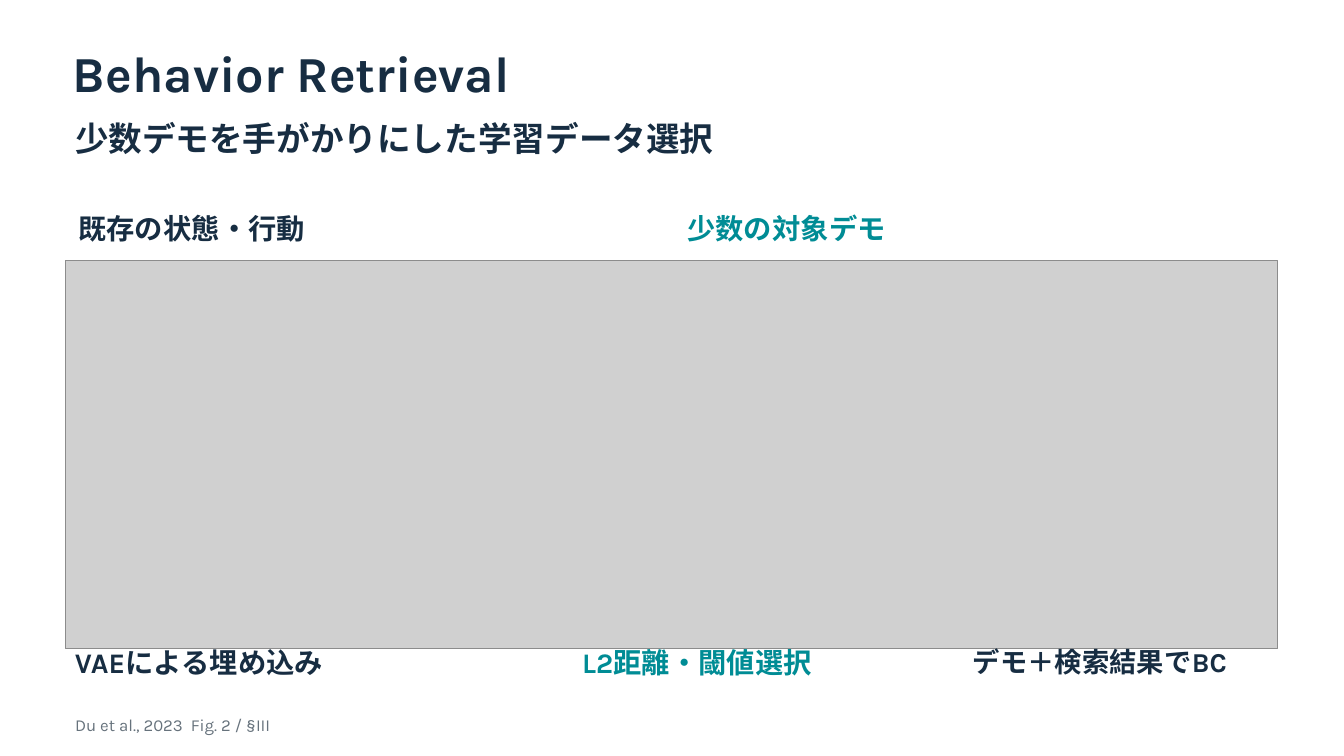
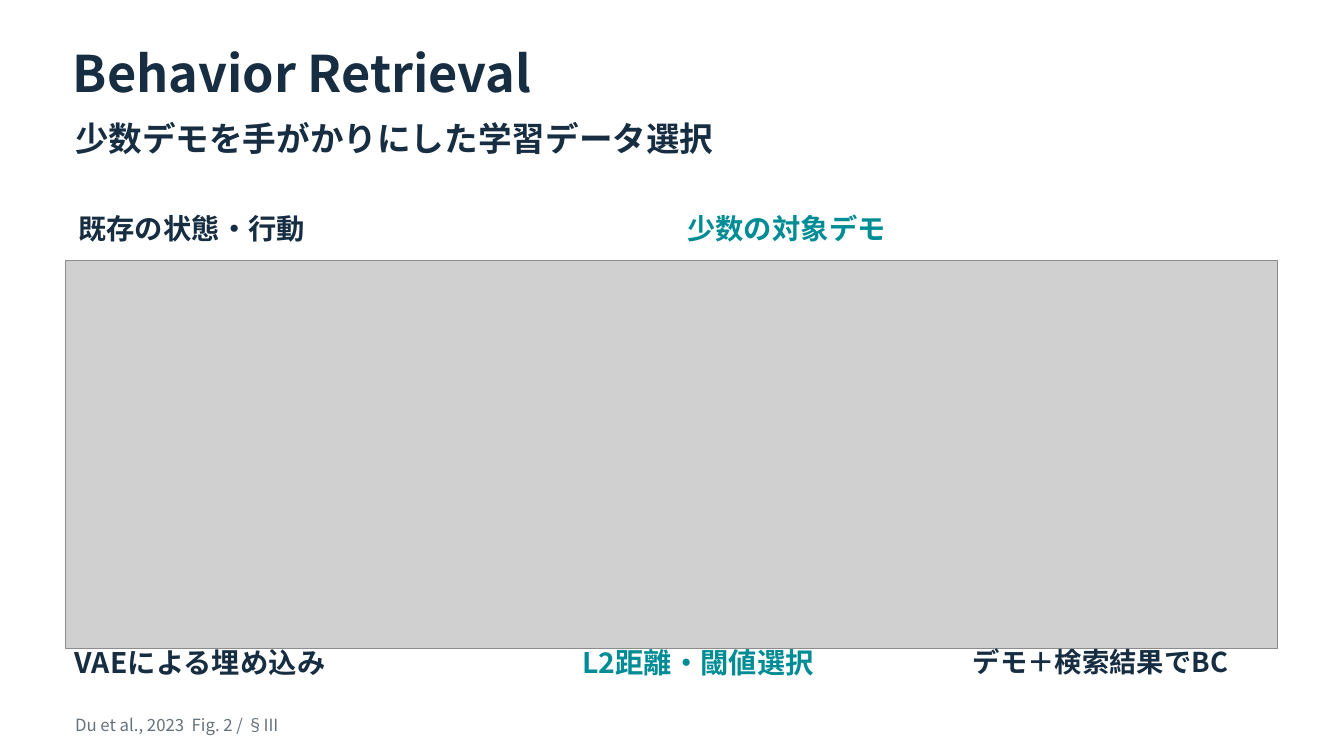
Before and after one commit to LegitYew0108/research26_llmwiki, a slide deck: slide 1 of .build_behavior/candidate.pptx. Drawn at 1344x756 pixels with LibreOffice and Linux fonts; fonts in the diff are those of the drawing; grey boxes stand for pictures. Boxes give left, top, right and bottom in pixels: in the first picture for what was removed or moved away, otherwise in the second. Text is boxed around its words. In the diff, an @@ line names an element or a change of style, - is before the commit and + after.

```diff
--- a/.build_behavior/candidate.pptx
+++ b/.build_behavior/candidate.pptx
@@ font Karla to Noto Sans CJK JP in 5 elements at (73, 51, 532, 93), (75, 645, 325, 675), (582, 648, 814, 681), (973, 645, 1229, 675), (75, 717, 279, 735) @@
```
Also in this commit, not shown: 6 other files.
